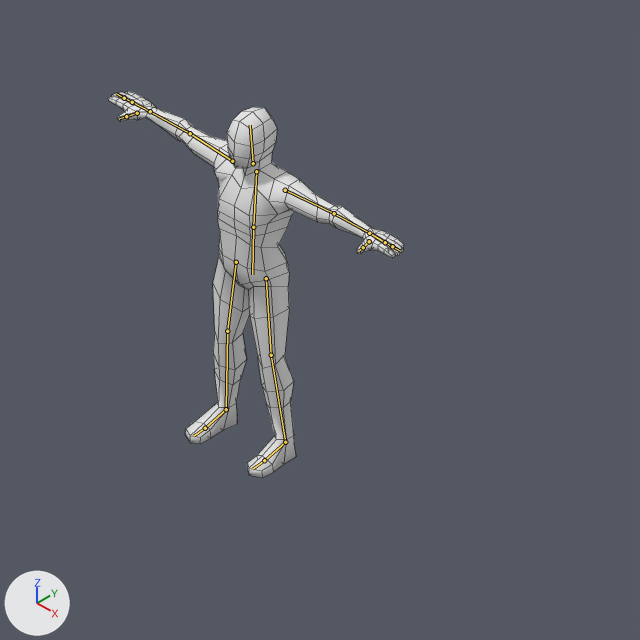
The Blender file Viverichochet0.1/Assets/human1.blend as it was, and as the next commit left it.
Rendered twice from the file's camera 'Camera'. Lighting does not change. The marker at lower left points along +X, +Y and +Z. The bones that bend it are drawn over the model as lines. Mesh edges are drawn as thin lines.

Objects in the first picture: 'HumanMale'.
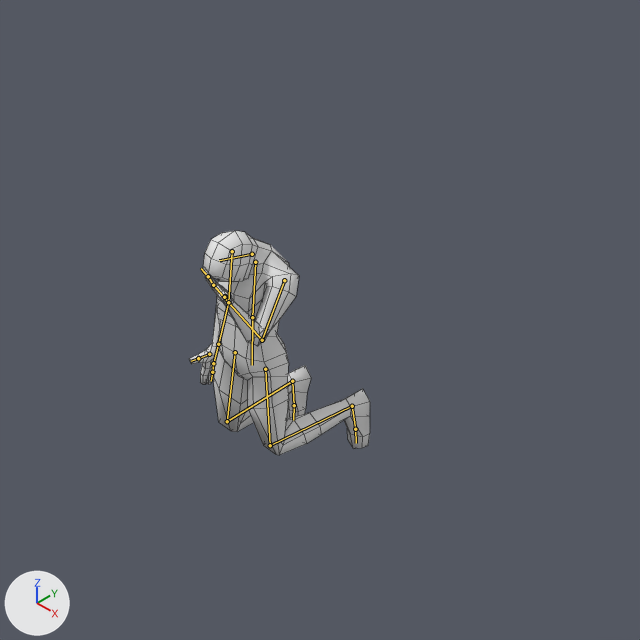
The newer file adds an action. The first version stands in its rest pose; the second is drawn at frame 0 of the action 'Losing'.

The change in detail:
Bone 'Back' (bone_back) moves from (0.0, 0.0, 0.0) to (0.0, 1.024, 0.054).
Bone 'Shin.Right' (bone_shin_right) turns from (0, 0, 0) to (0, -10, -80) degrees about its own x, y and z.
Bone 'Shin.Left' (bone_shin_left) turns from (0, 0, 0) to (1, 10, 85) degrees about its own x, y and z.
Bone 'Upperarm.Right' (bone_upperarm_right) turns from (0, 0, 0) to (-4, 18, 85) degrees about its own x, y and z.
Bone 'Head' (bone_head) turns from (0, 0, 0) to (68, 0, 0) degrees about its own x, y and z.
Bone 'Upperarm.Left' (bone_upperarm_left) turns from (0, 0, 0) to (40, -6, -86) degrees about its own x, y and z.
Bone 'Forearm.Left' (bone_forearm_left) turns from (0, 0, 0) to (56, 6, -119) degrees about its own x, y and z.
Bone 'Fingers1.Left' (bone_fingers1_left) turns from (0, 0, 0) to (0, 0, -6) degrees about its own x, y and z.
Bone 'Fingers2.Left' (bone_fingers2_left) turns from (0, 0, 0) to (0, 0, 8) degrees about its own x, y and z.

Changed parts and their boxes (x1, y1, x2, y2) in the pictures (640 x 640 px):
'HumanMale', posed (39% narrower, 42% shorter): before (108, 91, 404, 478); after (190, 231, 370, 455)
bone 'Back', root to tip: before (256, 171) to (253, 227); after (255, 262) to (252, 317)
bone 'Shin.Right', root to tip: before (227, 331) to (226, 409); after (227, 421) to (292, 381)
bone 'Shin.Left', root to tip: before (271, 355) to (285, 442); after (270, 445) to (352, 406)
bone 'Upperarm.Right', root to tip: before (232, 161) to (190, 133); after (232, 251) to (228, 302)
bone 'Head', root to tip: before (253, 163) to (250, 125); after (252, 254) to (219, 260)
bone 'Upperarm.Left', root to tip: before (285, 190) to (334, 213); after (284, 280) to (262, 340)
bone 'Forearm.Left', root to tip: before (334, 213) to (369, 233); after (262, 340) to (228, 302)
bone 'Fingers1.Left', root to tip: before (385, 242) to (392, 246); after (213, 285) to (208, 276)
bone 'Fingers2.Left', root to tip: before (392, 246) to (400, 251); after (208, 276) to (201, 268)
